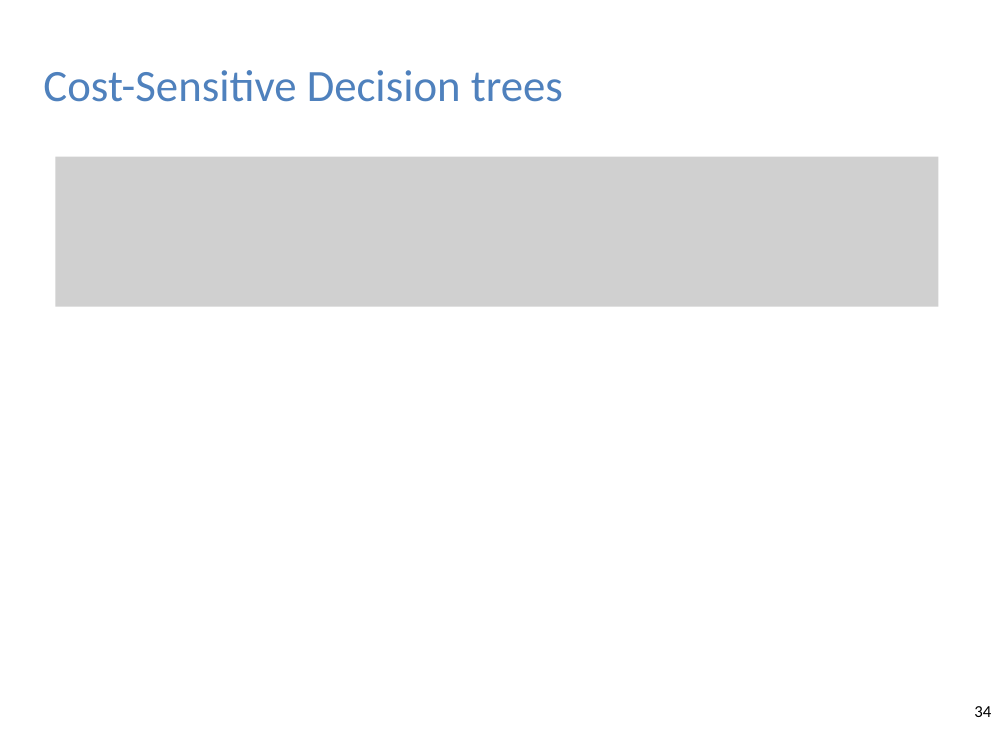
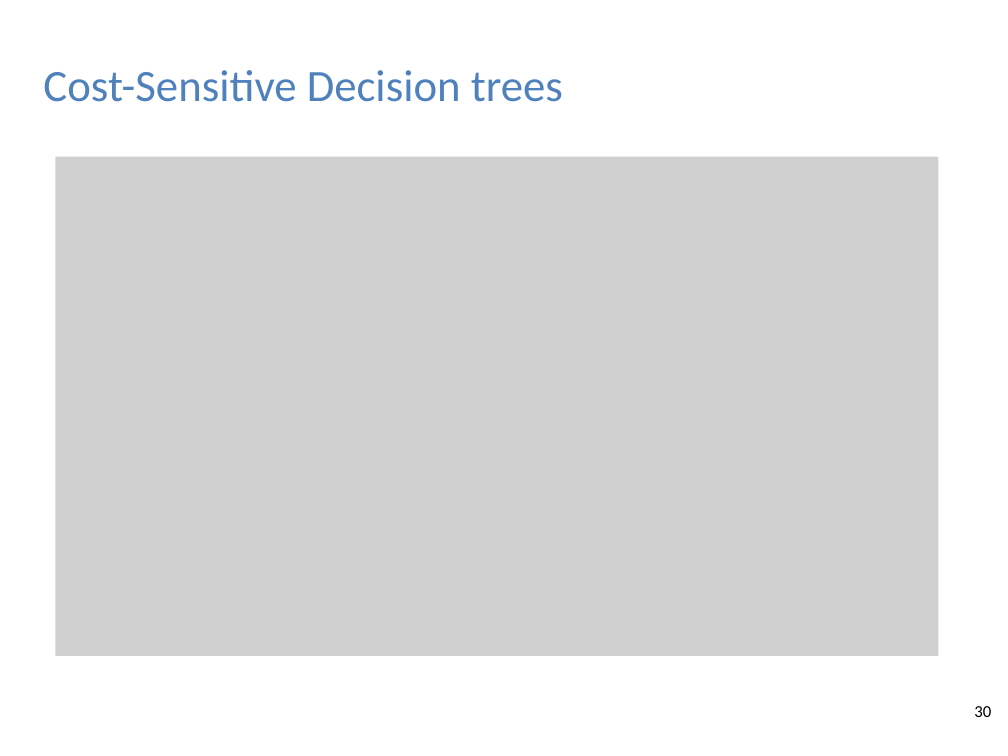
Before and after one commit to albahnsen/phd-thesis, a slide deck: slide 30 of slides/Thesis_ExampleDependentCostSensitiveClassification_slides.pptx (slide 34 before the commit). Drawn at 1008x756 pixels with LibreOffice and Linux fonts; fonts in the diff are those of the drawing; grey boxes stand for pictures; background and template pictures are left out. Boxes give left, top, right and bottom in pixels: in the first picture for what was removed or moved away, otherwise in the second. Text is boxed around its words. In the diff, an @@ line names an element or a change of style, - is before the commit and + after.

```diff
--- a/slides/Thesis_ExampleDependentCostSensitiveClassification_slides.pptx
+++ b/slides/Thesis_ExampleDependentCostSensitiveClassification_slides.pptx
@@ picture resized from (x1=55, y1=156, x2=938, y2=306) to (x1=55, y1=156, x2=938, y2=655) @@
@@ page number at (x1=974, y1=706, x2=991, y2=717): text changed @@
-34
+30
```
Also in this commit, not shown: 10 other slides changed, 8 slides removed.
